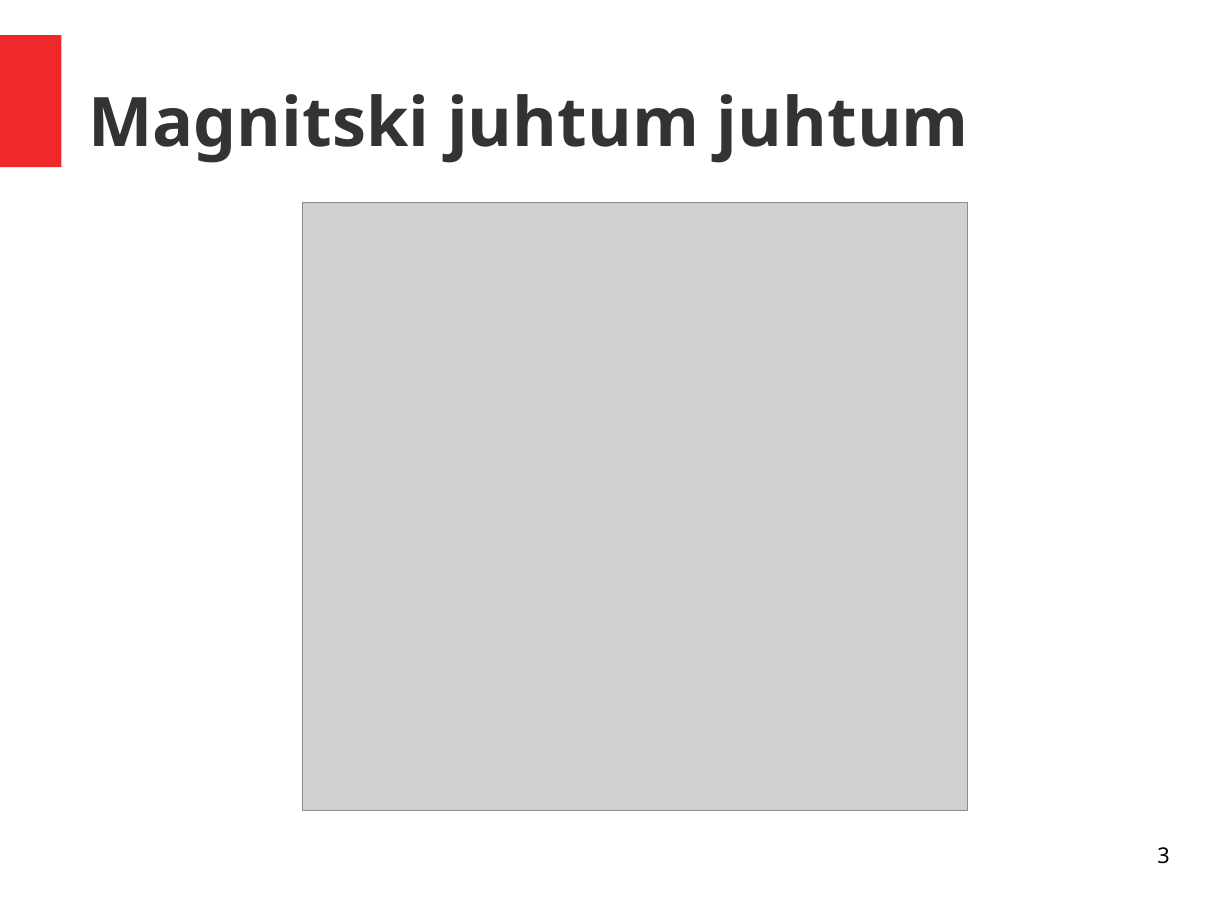
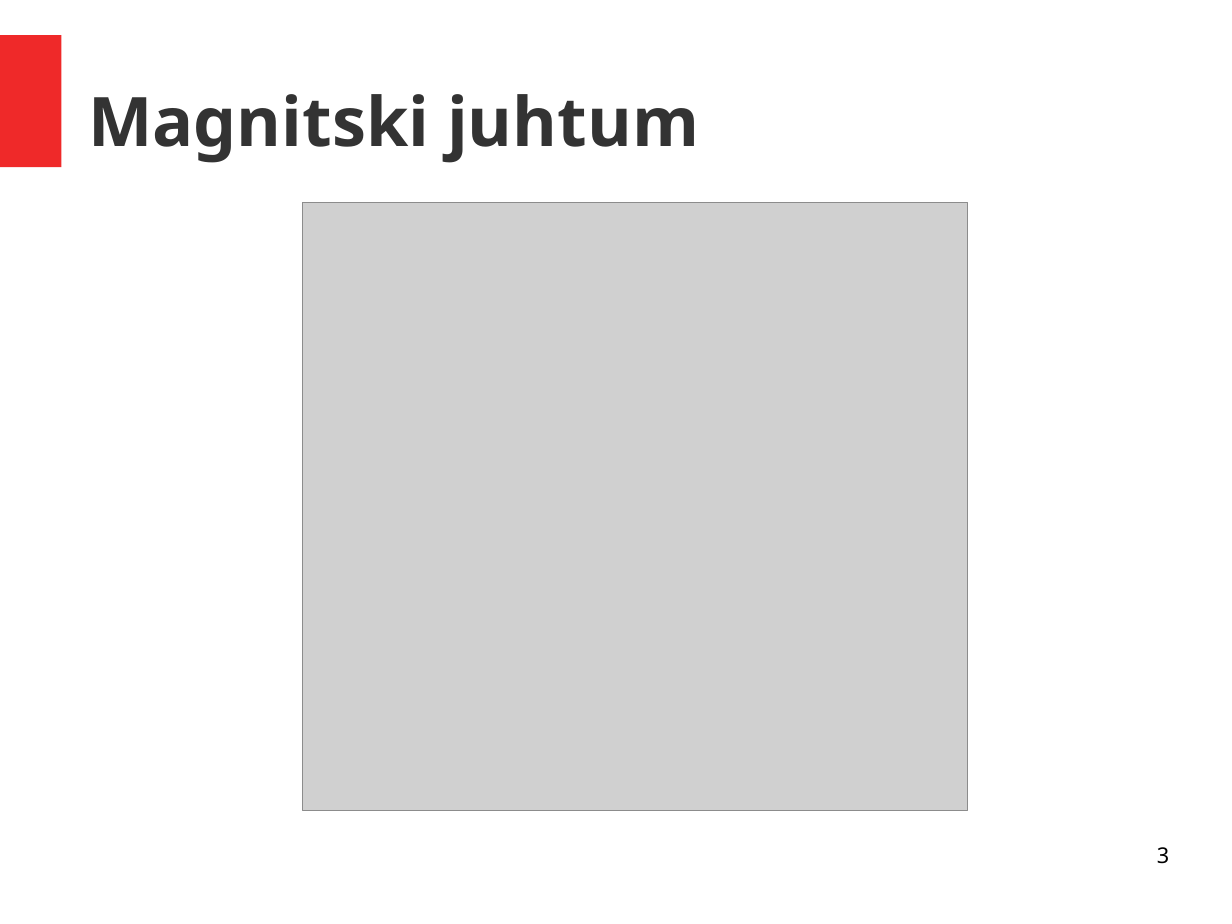
Before and after one commit to kaabugavehkija/kaabugavehkija.github.io, a slide deck: slide 3 of Ettekanne/Ettekanne_mustasaar.ppt. Drawn at 1232x924 pixels with LibreOffice and Linux fonts; fonts in the diff are those of the drawing; grey boxes stand for pictures. Boxes give left, top, right and bottom in pixels: in the first picture for what was removed or moved away, otherwise in the second. Text is boxed around its words. In the diff, an @@ line names an element or a change of style, - is before the commit and + after.

```diff
--- a/Ettekanne/Ettekanne_mustasaar.ppt
+++ b/Ettekanne/Ettekanne_mustasaar.ppt
@@ title at (x1=88, y1=94, x2=699, y2=163): text changed @@
-Magnitski juhtum juhtum
+Magnitski juhtum
```
Also in this commit, not shown: 2 other files.
